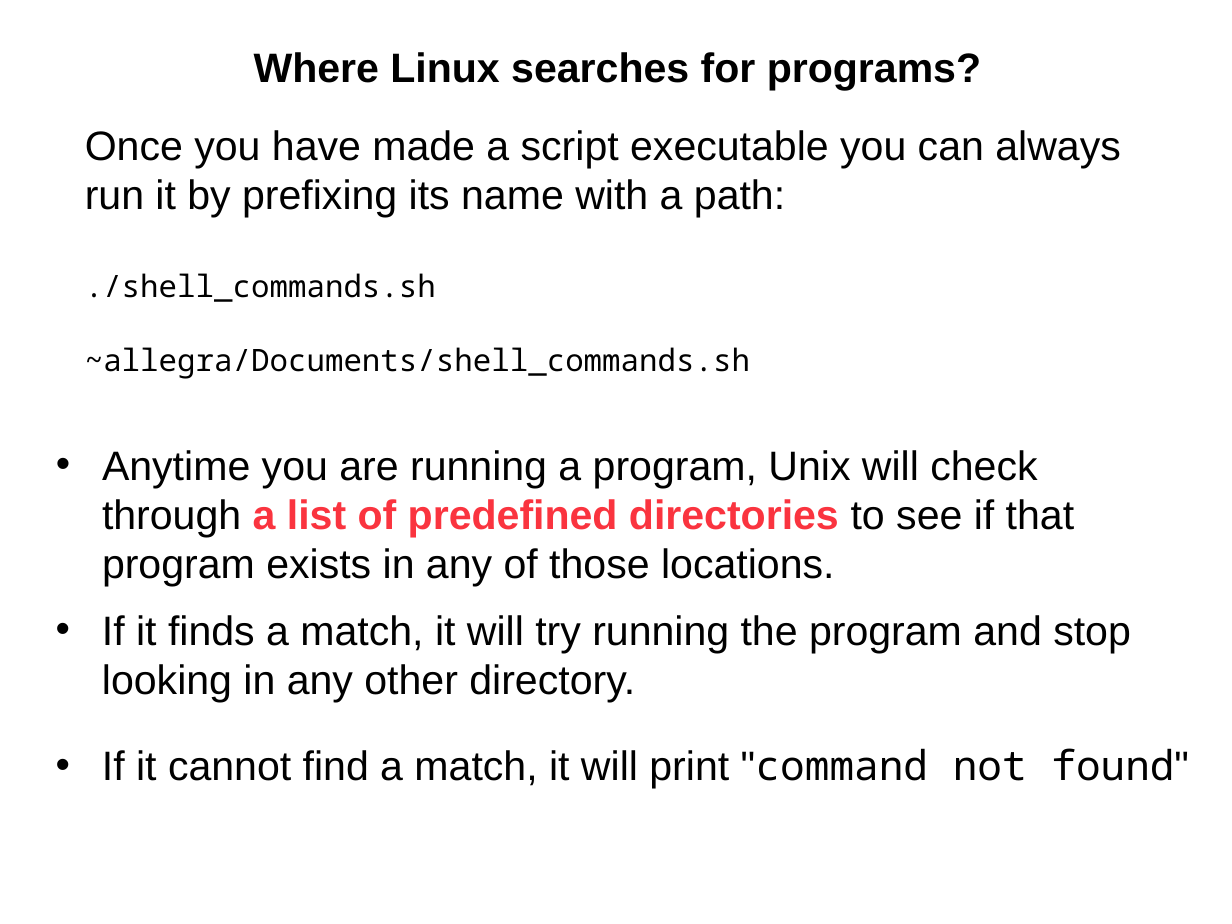
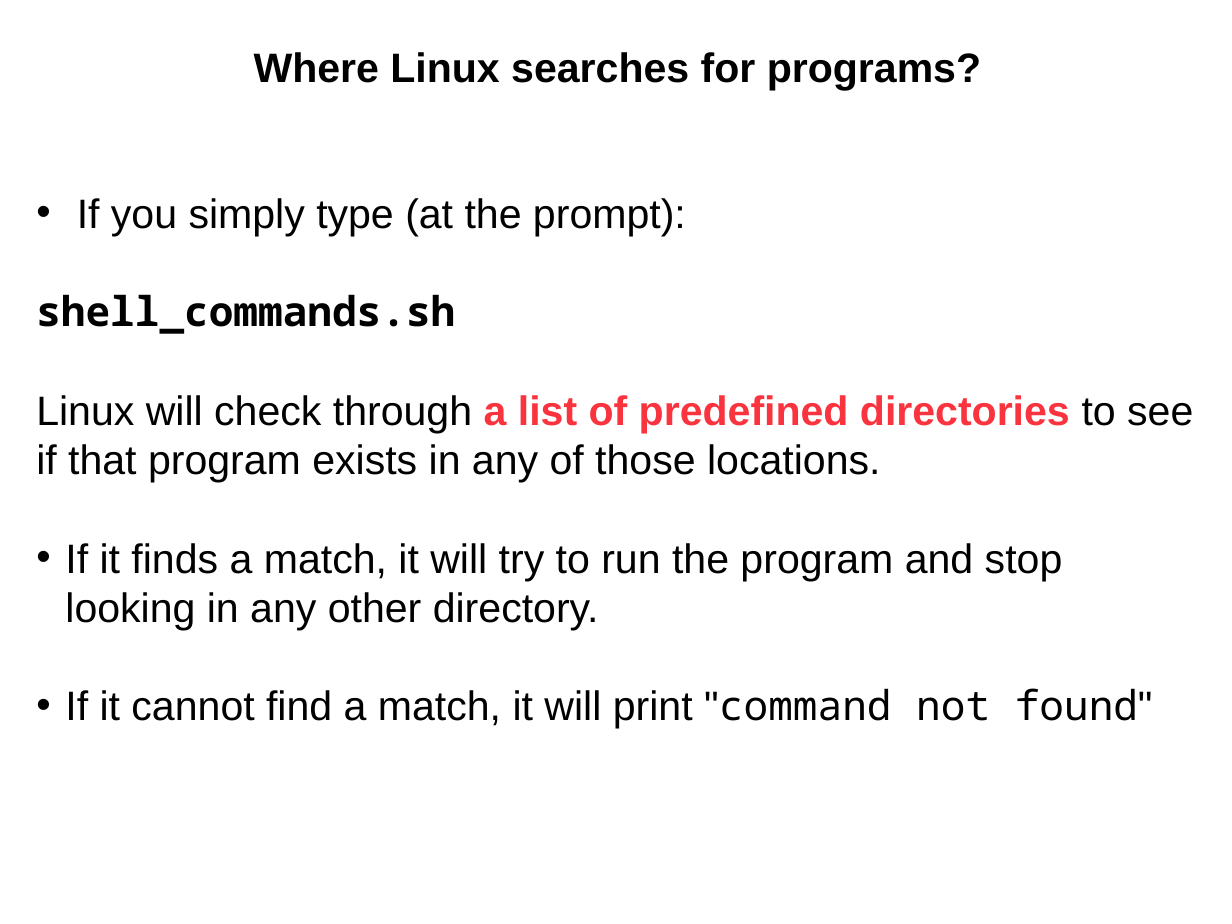
Before and after one commit to aidanbudd/ppisnd, a slide deck: slide 48 of trainingMaterial/allegraVia/linux_command_line/Unix-Theory-EMBO-Budapest.ppt (slide 47 before the commit). Drawn at 1232x924 pixels with LibreOffice and Linux fonts; fonts in the diff are those of the drawing. Boxes give left, top, right and bottom in pixels: in the first picture for what was removed or moved away, otherwise in the second. Text is boxed around its words. In the diff, an @@ line names an element or a change of style, - is before the commit and + after.

Commit message:
minor changes to Linux ppt

```diff
--- a/trainingMaterial/allegraVia/linux_command_line/Unix-Theory-EMBO-Budapest.ppt
+++ b/trainingMaterial/allegraVia/linux_command_line/Unix-Theory-EMBO-Budapest.ppt
@@ text removed at (85, 130, 1121, 379) @@
-Once you have made a script executable you can always run it by prefixing its name with a path:
-./shell_commands.sh
-~allegra/Documents/shell_commands.sh
@@ text at (36, 198, 1193, 729): text changed @@
-• Anytime you are running a program, Unix will check through a list of predefined directories to see if that program exists in any of those locations.
+• If you simply type (at the prompt):
+shell_commands.sh
+Linux will check through a list of predefined directories to see if that program exists in any of those locations.
+• If it finds a match, it will try to run the program and stop looking in any other directory.
+• If it cannot find a match, it will print "command not found"
@@ text removed at (102, 615, 1131, 702) @@
-• If it finds a match, it will try running the program and stop looking in any other directory.
@@ text removed at (102, 748, 1189, 789) @@
-• If it cannot find a match, it will print "command not found"
```
Also in this commit, not shown: 5 other slides changed, 2 slides added.
